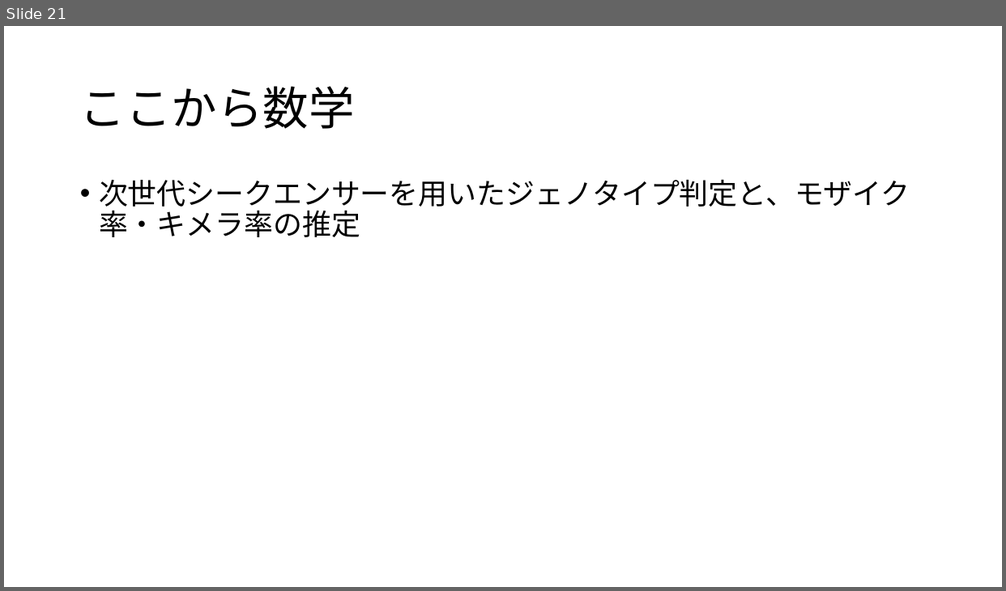
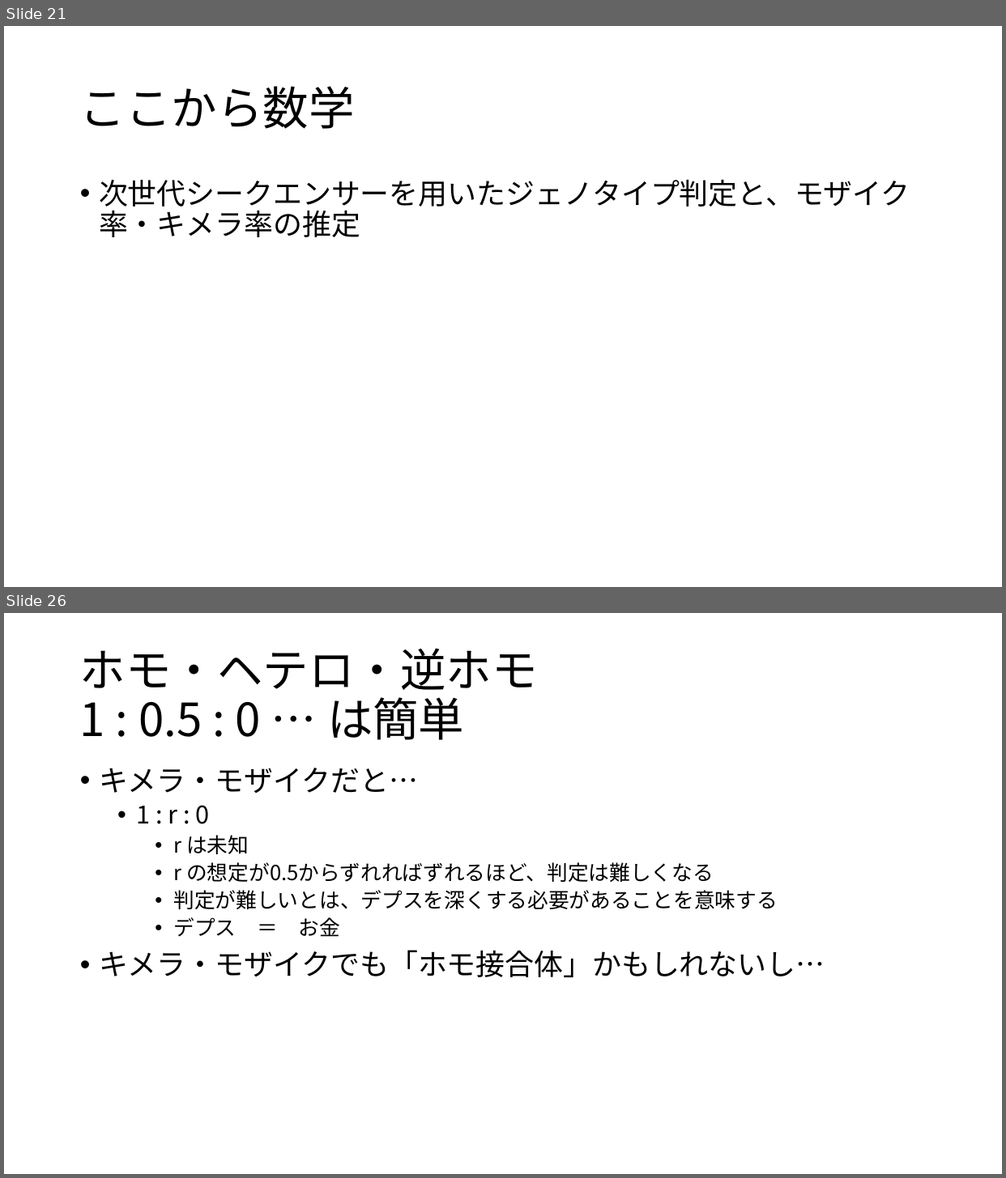
Before and after one commit to ryamada22/atom, a slide deck: Lectures2019/chimeraNGStyping2020Jan.pptx. Shown one above the other, each under a label of ours: slide 21 before the commit, slides 21 and 26 after it; the slides between them are not shown. The pictures are 1006x591 and 1006x1178 pixels, drawn with LibreOffice and Linux fonts; fonts in the diff are those of the drawing. Boxes give left, top, right and bottom in pixels: in the first picture for what was removed or moved away, otherwise in the second. Text is boxed around its words. In the diff, an @@ line names an element or a change of style, - is before the commit and + after.

```diff
--- a/Lectures2019/chimeraNGStyping2020Jan.pptx
+++ b/Lectures2019/chimeraNGStyping2020Jan.pptx
@@ slide 26 added at [4, 613, 1002, 1174], background #FFFFFF @@
@@ title added at [80, 648, 538, 740], 44 pt, text #000000 @@
+ホモ・ヘテロ・逆ホモ
+1 : 0.5 : 0 … は簡単
@@ text added at [99, 768, 825, 977], 20 pt, text #000000 @@
+• キメラ・モザイクだと…
+  • 1 : r : 0
+    • r は未知
+    • r の想定が0.5からずれればずれるほど、判定は難しくなる
+    • 判定が難しいとは、デプスを深くする必要があることを意味する
+    • デプス ＝ お金
+• キメラ・モザイクでも「ホモ接合体」かもしれないし…
```
Also in this commit, not shown: 9 other slides added.
